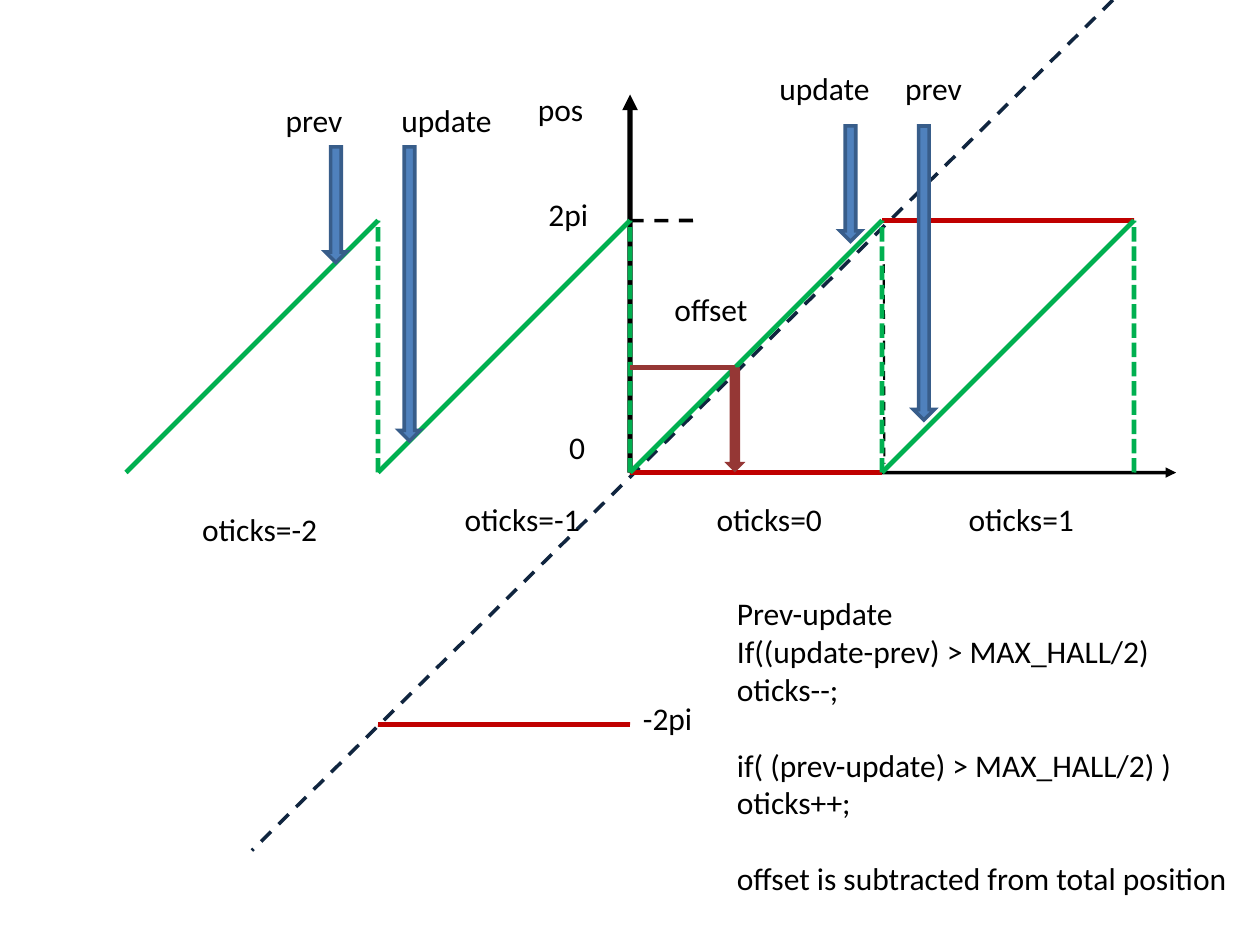
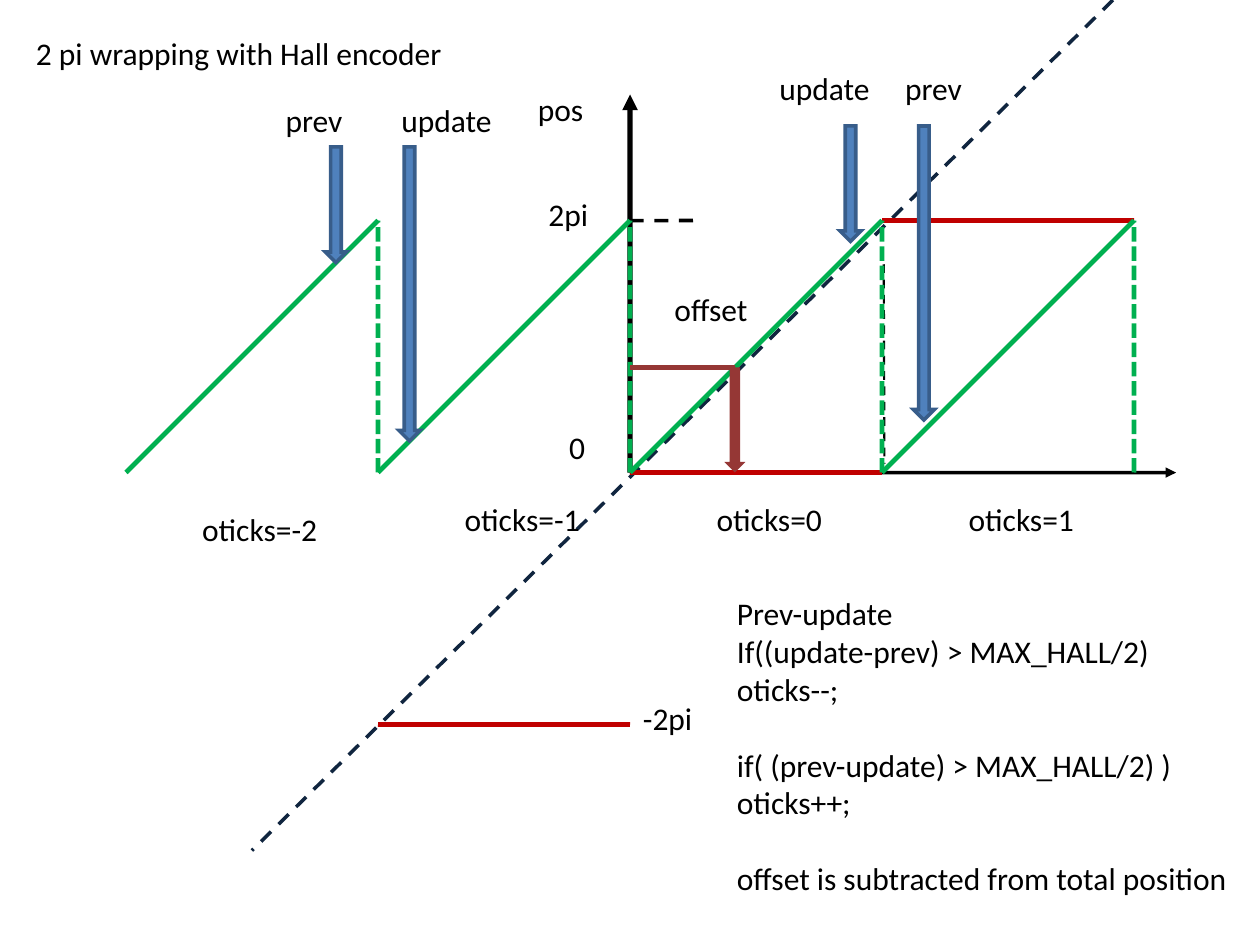
Before and after one commit to ronf-ucb/turner-ip2.5, a slide deck: slide 4 of doc/hall-velocity-ip2.5.ppt (slide 2 before the commit). Drawn at 1260x945 pixels with LibreOffice and Linux fonts; fonts in the diff are those of the drawing. Boxes give left, top, right and bottom in pixels: in the first picture for what was removed or moved away, otherwise in the second. Text is boxed around its words. In the diff, an @@ line names an element or a change of style, - is before the commit and + after.

```diff
--- a/doc/hall-velocity-ip2.5.ppt
+++ b/doc/hall-velocity-ip2.5.ppt
@@ text added at (x1=36, y1=43, x2=441, y2=71), 18 pt, text #000000 @@
+2 pi wrapping with Hall encoder
```
Also in this commit, not shown: 2 slides added, 7 other files.
